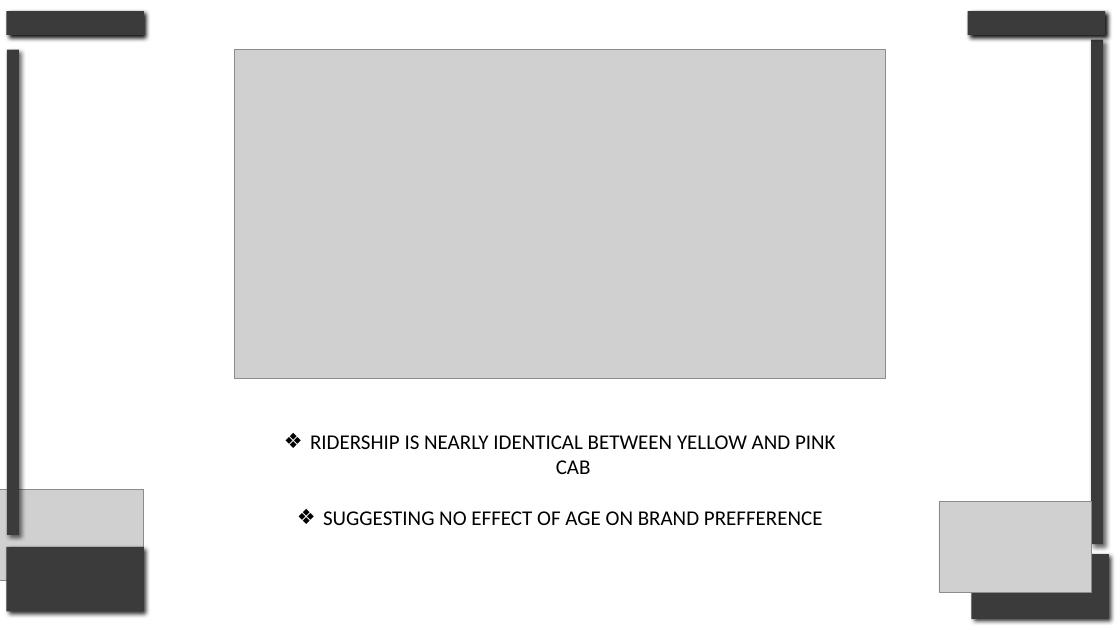
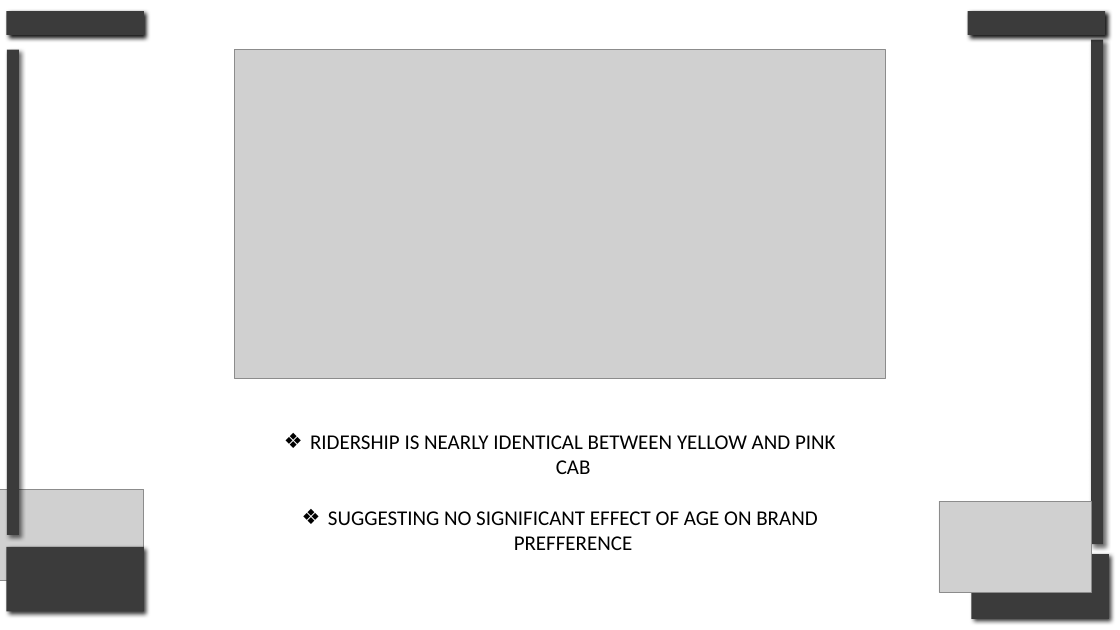
Before and after one commit to Drew5040/Portfolio, a slide deck: slide 27 of Sample1_Exploratory.Data.Analysis/eda.presentation.pptx. Drawn at 1120x630 pixels with LibreOffice and Linux fonts; fonts in the diff are those of the drawing; grey boxes stand for pictures. Boxes give left, top, right and bottom in pixels: in the first picture for what was removed or moved away, otherwise in the second. Text is boxed around its words. In the diff, an @@ line names an element or a change of style, - is before the commit and + after.

Commit message:
pptx edits

```diff
--- a/Sample1_Exploratory.Data.Analysis/eda.presentation.pptx
+++ b/Sample1_Exploratory.Data.Analysis/eda.presentation.pptx
@@ text at <box>328,511,817,550</box>: text changed @@
-❖ SUGGESTING NO EFFECT OF AGE ON BRAND PREFFERENCE
+❖ SUGGESTING NO SIGNIFICANT EFFECT OF AGE ON BRAND PREFFERENCE
```
Also in this commit, not shown: 5 other slides changed.
